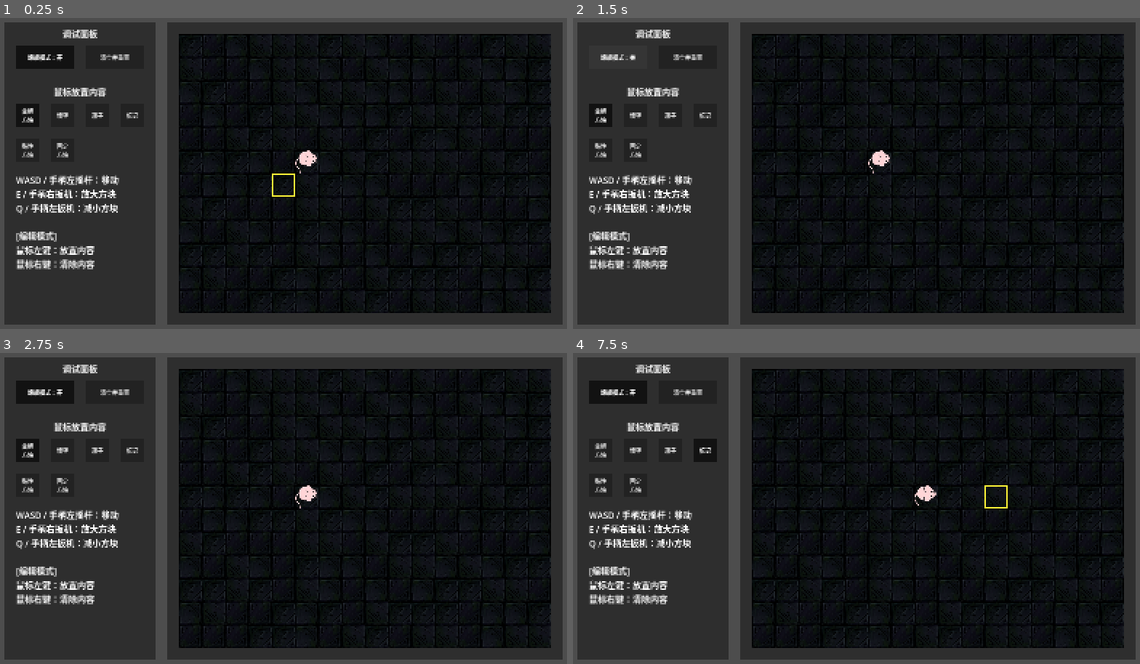
Above: before the commit, frames 1-4 (two rows, left to right).
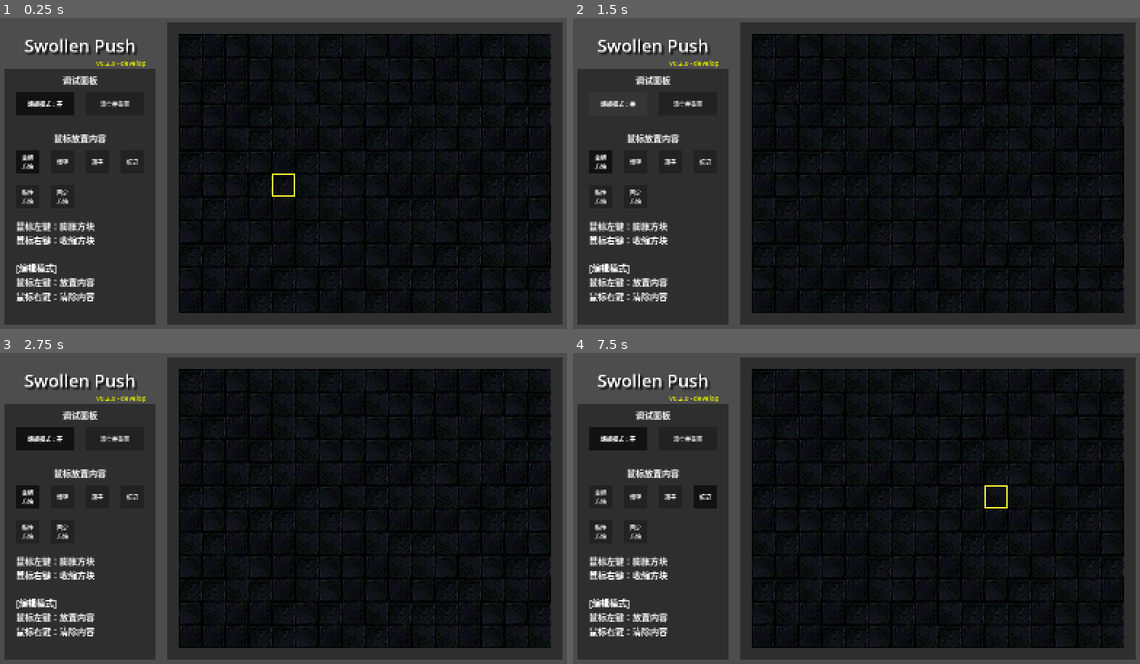
Above: after the commit, the same moments.

Repository: LosCrotchet/Swollen-Push
Game: Godot game, scene res://scene/game_scene.tscn
The game is run twice, just before and just after one commit, with the same random seed, the same clock (stepped at 60 frames per second) and the same inputs.
Inputs (mouse positions are in pixels of both pictures, inside the frame that each line leads up to):
- Up to frame 1 (0.25 s): no input
- Up to frame 2 (1.5 s): click "清空并重置" at 0.5 s; click "编辑模式：开" at 1.25 s
- Up to frame 3 (2.75 s): click "编辑模式：关" at 2 s
- Up to frame 4 (7.5 s): click "普通 方块" at 2.75 s; click "黏性 方块" at 3.5 s; click "固定 方块" at 4.25 s; click "墙壁" at 5 s; click "箱子" at 5.75 s; click "标记" at 6.5 s; tap Enter at 7.25 s; move the mouse to (986, 492) at 7.27 s; hold D (right) from 7.28 s (still down); hold E (interact_1) from 7.28 s (still down)

The runs differ from the first frame. In frame 1, 8.6% of the frame differs, in the area x 0-57%, y 1-92%; in frame 2, 7.9%; in frame 3, 8.6%; in frame 4, 8.8%, in the area x 0-65%, y 1-92%.

Commit message:
0.2.0 update

Diff:
--- a/project.godot
+++ b/project.godot
@@ -10,8 +10,8 @@
 
 [application]
 
-config/name="推箱子2"
-config/version="0.1.5"
+config/name="Swollen Push"
+config/version="0.2.0"
 run/main_scene="res://scene/game_scene.tscn"
 config/features=PackedStringArray("4.6", "GL Compatibility")
 config/icon="res://icon.svg"
--- a/scene/cube.gd
+++ b/scene/cube.gd
@@ -28,9 +28,9 @@
 		GameManager.STATUE.NORMAL:
 			$Outlook.modulate = Color(1, 1, 1, 1)
 		GameManager.STATUE.INTERACTING:
-			$Outlook.modulate = Color(1.0, 0.75, 0.75, 1.0)
+			$Outlook.modulate = Color(1.0, 0.65, 0.65, 1.0)
 		GameManager.STATUE.PASSIVE:
-			$Outlook.modulate = Color(0.75, 0.75, 1.0, 1.0)
+			$Outlook.modulate = Color(0.65, 0.65, 1.0, 1.0)
 
 func set_radius(to_radius: float):
 	radius = to_radius
--- a/scene/game_manager.gd
+++ b/scene/game_manager.gd
@@ -19,8 +19,7 @@
 	CUBE_STATIC,
 	WALL,
 	BOX,
-	HOLE,
-	MOUSE
+	HOLE
 }
 
 enum DIRECTION{
--- a/scene/game_scene.tscn
+++ b/scene/game_scene.tscn
@@ -7,7 +7,16 @@
 [ext_resource type="ButtonGroup" uid="uid://ca7sum6ni0by2" path="res://assets/set_content.tres" id="3_f3g3v"]
 [ext_resource type="Script" uid="uid://ch5jbwb6lk6ix" path="res://scene/grid_manager.gd" id="4_juocg"]
 [ext_resource type="Script" uid="uid://deolo8ggam6u0" path="res://scene/map_editor.gd" id="5_f3g3v"]
-[ext_resource type="PackedScene" uid="uid://djuc55da87cpo" path="res://scene/mouse.tscn" id="6_0in77"]
+
+[sub_resource type="LabelSettings" id="LabelSettings_f3g3v"]
+font_size = 48
+shadow_size = 8
+shadow_color = Color(0, 0, 0, 0.3764706)
+shadow_offset = Vector2(6, 6)
+
+[sub_resource type="LabelSettings" id="LabelSettings_juocg"]
+font_size = 18
+font_color = Color(0.8740001, 0.92, 0, 1)
 
 [sub_resource type="LabelSettings" id="LabelSettings_0in77"]
 font_size = 24
@@ -21,13 +30,37 @@
 grow_vertical = 2
 script = ExtResource("1_0in77")
 
+[node name="Title" type="Label" parent="." unique_id=704162460]
+layout_mode = 0
+offset_left = 64.0
+offset_top = 32.0
+offset_right = 416.0
+offset_bottom = 160.0
+text = "Swollen Push"
+label_settings = SubResource("LabelSettings_f3g3v")
+horizontal_alignment = 1
+vertical_alignment = 1
+autowrap_mode = 1
+
+[node name="Version" type="Label" parent="." unique_id=1708376371]
+layout_mode = 0
+offset_left = 256.0
+offset_top = 128.0
+offset_right = 448.0
+offset_bottom = 160.0
+text = "V0.2.0 - develop"
+label_settings = SubResource("LabelSettings_juocg")
+horizontal_alignment = 1
+vertical_alignment = 1
+autowrap_mode = 1
+
 [node name="GameManager" type="Node" parent="." unique_id=894234069]
 script = ExtResource("1_volm0")
 
 [node name="DebugPanel" type="Panel" parent="." unique_id=2111042467]
 layout_mode = 0
 offset_left = 32.0
-offset_top = 32.0
+offset_top = 160.0
 offset_right = 448.0
 offset_bottom = 864.0
 
@@ -37,9 +70,8 @@
 offset_top = 416.0
 offset_right = 384.0
 offset_bottom = 704.0
-text = "WASD / 手柄左摇杆：移动
-E / 手柄右扳机：放大方块
-Q / 手柄左扳机：减小方块
+text = "鼠标左键：膨胀方块
+鼠标右键：收缩方块
 
 [编辑模式]
 鼠标左键：放置内容
@@ -182,11 +214,6 @@
 position = Vector2(32, 32)
 tile_map_data = PackedByteArray("AAAEAAIAAAABAAQAAAA=")
 tile_set = ExtResource("2_sl1kl")
-
-[node name="Mouse" parent="MapPanel" unique_id=2120081821 groups=["Objects"] instance=ExtResource("6_0in77")]
-z_as_relative = false
-position = Vector2(64, 64)
-facing = Vector2(1, 0)
 
 [connection signal="pressed" from="DebugPanel/ResetButton" to="MapPanel" method="_on_reset_button_pressed"]
 [connection signal="pressed" from="DebugPanel/ResetButton" to="MapPanel/MapEditor" method="_on_reset_button_pressed"]
--- a/scene/map_editor.gd
+++ b/scene/map_editor.gd
@@ -39,6 +39,19 @@
 	else:
 		is_left_pressing = false
 		is_right_pressing = false
+
+		var mouse_position = get_local_mouse_position()
+		var grid_mouse_position = mouse_position - OFFSET
+
+		if grid_mouse_position.x >= 0 and grid_mouse_position.x < GameManager.WIDTH*64 and\
+		grid_mouse_position.y >= 0 and grid_mouse_position.y < GameManager.HEIGHT*64:
+			@warning_ignore("integer_division")
+			var mouse_coord = Vector2i(int(grid_mouse_position.x) / 64, int(grid_mouse_position.y) / 64)
+
+			if event.is_action_pressed("mouse_left"):
+				GridManager.update_cube(mouse_coord, 1)
+			if event.is_action_pressed("mouse_right"):
+				GridManager.update_cube(mouse_coord, -1)
 
 
 func create(what: GameManager.CONTENT, coord: Vector2i):
@@ -158,8 +171,6 @@
 
 func delete(coord: Vector2i):
 	for item in get_tree().get_nodes_in_group("Objects"):
-		if item.type == GameManager.CONTENT.MOUSE:
-			continue
 		if item.is_in_group("cubes") and item.has_point(coord):
 			item.remove_from_group("cubes")
 			item.remove_from_group("Objects")
--- a/scene/map_panel.gd
+++ b/scene/map_panel.gd
@@ -3,15 +3,12 @@
 # 在你的原变量区域，替换掉 to_val 和 to_direction
 var pos_tween: Tween
 var box_pos_tween: Tween
-var facing_coord: Vector2i = Vector2i(0, 1)    # 角色正前方的网格坐标
 
 const HEIGHT: int = 12
 const WIDTH: int = 16
 
 @onready var base: TileMapLayer = $Base
 @onready var cursor: TileMapLayer = $Cursor
-@onready var mouse = $Mouse
-
 
 const TEXTURES = preload("res://assets/textures.tres")
 const CUBE = preload("res://scene/cube.tscn")
@@ -20,7 +17,6 @@
 
 func _ready() -> void:
 	cursor.clear()
-	mouse.move_to(Vector2(5, 5))
 
 func _physics_process(delta: float) -> void:
 	if GameManager.is_editing:
@@ -29,7 +25,16 @@
 	_update_cube_pattern()
 
 func _update_cube_pattern():
-	facing_coord = mouse.coordinate + mouse.facing
+	var mouse_position = get_global_mouse_position()
+	var grid_mouse_position = mouse_position - position - cursor.position
+
+	if grid_mouse_position.x < 0 or grid_mouse_position.x >= WIDTH*64 or\
+	grid_mouse_position.y < 0 or grid_mouse_position.y >= HEIGHT*64:
+		cursor.clear()
+		return
+
+	@warning_ignore("integer_division")
+	var mouse_coord = Vector2i(int(grid_mouse_position.x) / 64, int(grid_mouse_position.y) / 64)
 
 	for item in get_tree().get_nodes_in_group("cubes"):
 		item.statue = GameManager.STATUE.NORMAL
@@ -37,7 +42,7 @@
 	var center = null
 	for item in get_tree().get_nodes_in_group("cubes"):
 		var cube_rect = get_grid_rect(item.coordinate, item.radius)
-		if cube_rect.has_point(facing_coord):
+		if cube_rect.has_point(mouse_coord):
 			center = item
 			item.statue = GameManager.STATUE.INTERACTING
 			break
@@ -70,7 +75,6 @@
 
 
 func _on_reset_button_pressed() -> void:
-	mouse.move_to(Vector2(5, 5))
 	cursor.clear()
 
 # 新增辅助函数：获取物体在网格上占据的包围盒
--- a/scene/mouse.gd
+++ /dev/null
@@ -1,54 +0,0 @@
-extends Node2D
-
-@export var coordinate: Vector2
-@export var facing: Vector2 = Vector2.RIGHT
-@export var mass: int = 0
-@export var type: GameManager.CONTENT = GameManager.CONTENT.MOUSE
-
-@export var speed: float = 8
-var dead_zone := 0.5
-
-@onready var outlook: Sprite2D = $Outlook
-
-var pos_tween
-
-func _physics_process(delta: float) -> void:
-	outlook.rotation = Vector2.RIGHT.angle_to(facing)
-
-	if $MoveTimer.is_stopped():
-		var dir = Vector2.ZERO
-		dir = Input.get_vector("left", "right", "up", "down")
-		print(dir)
-		if abs(dir.x) < dead_zone:
-			dir.x = 0
-		if abs(dir.y) < dead_zone:
-			dir.y = 0
-		dir = Vector2(sign(dir.x), sign(dir.y))
-
-
-		if dir != Vector2.ZERO:
-			facing = dir
-			if GridManager.attemp_move(self, facing):
-				$MoveTimer.start(1/speed)
-				move_to(coordinate + facing)
-
-func _input(event: InputEvent) -> void:
-	if $InteractTimer.is_stopped():
-		if event.is_action_pressed("interact_1"):
-			var facing_coord = coordinate + facing
-			$InteractTimer.start(1/speed)
-			GridManager.update_cube(facing_coord, 1)
-		elif event.is_action_pressed("interact_2"):
-			var facing_coord = coordinate + facing
-			$InteractTimer.start(1/speed)
-			GridManager.update_cube(facing_coord, -1)
-
-func move_to(to_coordinate: Vector2):
-	coordinate = to_coordinate
-	var to_position = (coordinate + Vector2(1, 1)) * 64
-	if pos_tween:
-		pos_tween.kill()
-	pos_tween = get_tree().create_tween()
-	pos_tween.set_ease(Tween.EASE_OUT)
-	pos_tween.set_trans(Tween.TRANS_CUBIC)
-	pos_tween.tween_property(self, "position", to_position, GameManager.TWEEN_TIME)
--- a/scene/mouse.tscn
+++ /dev/null
@@ -1,20 +0,0 @@
-[gd_scene format=3 uid="uid://djuc55da87cpo"]
-
-[ext_resource type="Texture2D" uid="uid://0i1bludgdjr8" path="res://assets/textures.png" id="1_gh1e6"]
-[ext_resource type="Script" uid="uid://c46gnaujg6tmw" path="res://scene/mouse.gd" id="1_tb56o"]
-
-[node name="Mouse" type="Node2D" unique_id=2120081821]
-script = ExtResource("1_tb56o")
-facing = Vector2(1, 1)
-
-[node name="Outlook" type="Sprite2D" parent="." unique_id=1286655435]
-scale = Vector2(0.5, 0.5)
-texture = ExtResource("1_gh1e6")
-region_enabled = true
-region_rect = Rect2(0, 320, 128, 128)
-
-[node name="MoveTimer" type="Timer" parent="." unique_id=652998810]
-one_shot = true
-
-[node name="InteractTimer" type="Timer" parent="." unique_id=1807779976]
-one_shot = true
Binary file removed: assets/textures_mc.png
Not shown, removed: assets/textures_mc.png.import
Not shown, changed: export_presets.cfg
Not shown, removed: scene/mouse.gd.uid
